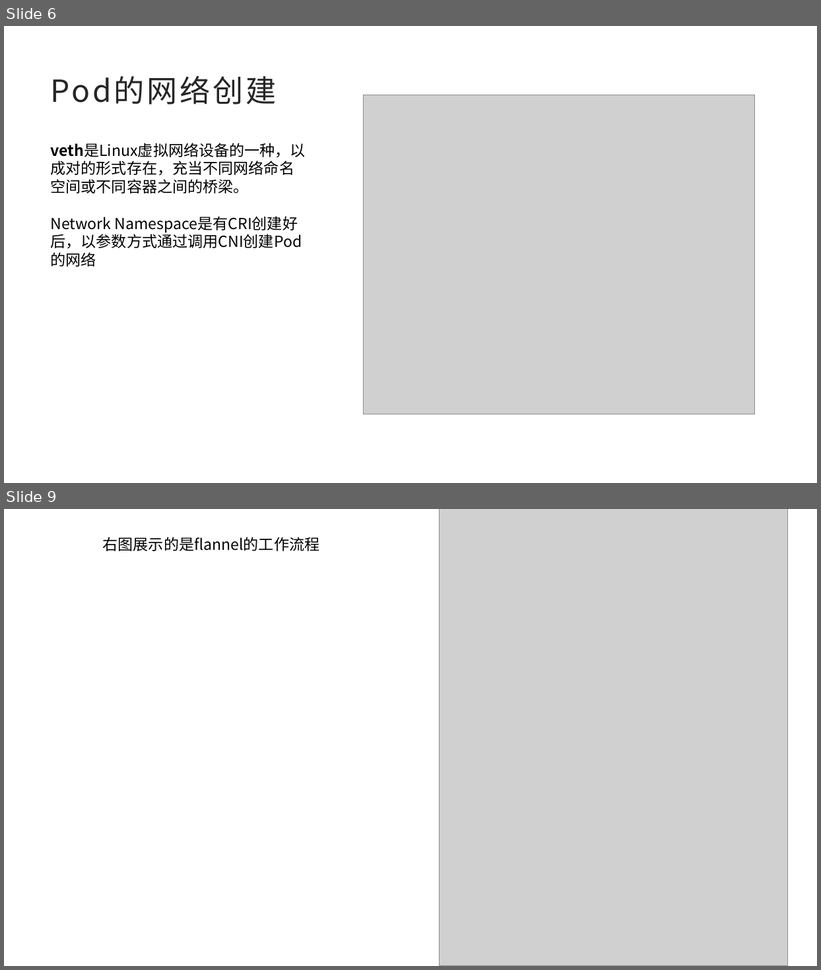
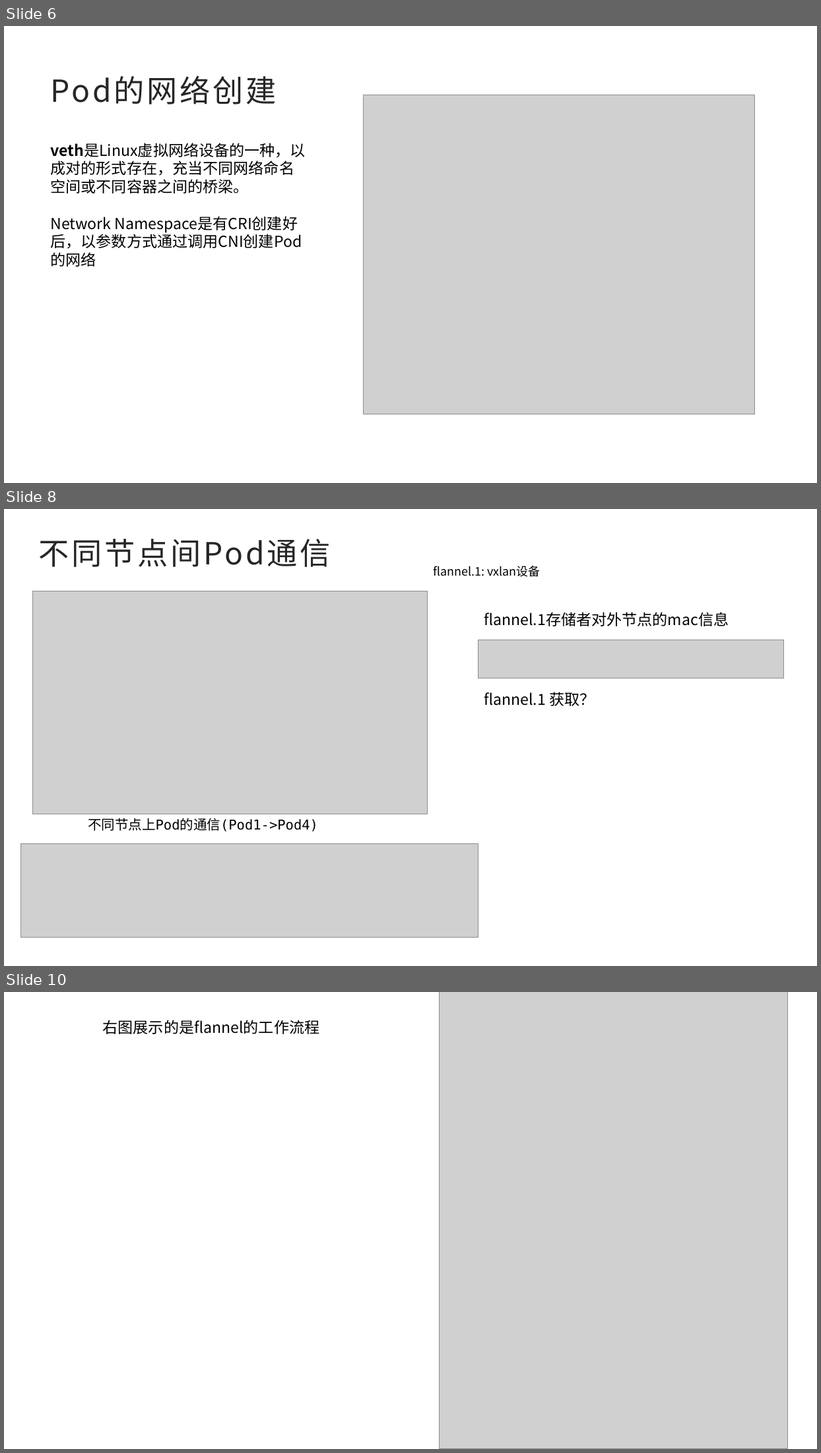
Before and after one commit to godzilla-s/lightly-cni, a slide deck: doc/Kubernetes CNI.pptx. Shown one above the other, each under a label of ours: slides 6 and 9 before the commit, slides 6, 8 and 10 after it; the slides between them are not shown. The pictures are 821x970 and 821x1453 pixels, drawn with LibreOffice and Linux fonts; fonts in the diff are those of the drawing; grey boxes stand for pictures. Boxes give left, top, right and bottom in pixels: in the first picture for what was removed or moved away, otherwise in the second. Text is boxed around its words. In the diff, an @@ line names an element or a change of style, - is before the commit and + after.

```diff
--- a/doc/Kubernetes CNI.pptx
+++ b/doc/Kubernetes CNI.pptx
@@ slide 8 added at [4,509,817,966], background #FFFFFF @@
@@ title added at [38,539,331,567], 36 pt, text #262626 @@
+不同节点间Pod通信
@@ text added at [433,566,541,577], 14 pt, text #000000 @@
+flannel.1: vxlan设备
@@ picture added at [32,591,427,815] @@
@@ text added at [484,612,729,626], 18 pt, text #000000 @@
+flannel.1存储者对外节点的mac信息
@@ picture added at [478,640,783,678] @@
@@ text added at [484,692,595,706], 18 pt, text #000000 @@
+flannel.1 获取？
@@ text added at [88,818,318,832], 16 pt, text #000000 @@
+不同节点上Pod的通信(Pod1->Pod4)
@@ picture added at [21,844,479,938] @@
@@ what was slide 9 is now slide 10 @@
```
Also in this commit, not shown: 2 slides changed, 1 other slide added, 1 slide removed, 4 other files.
